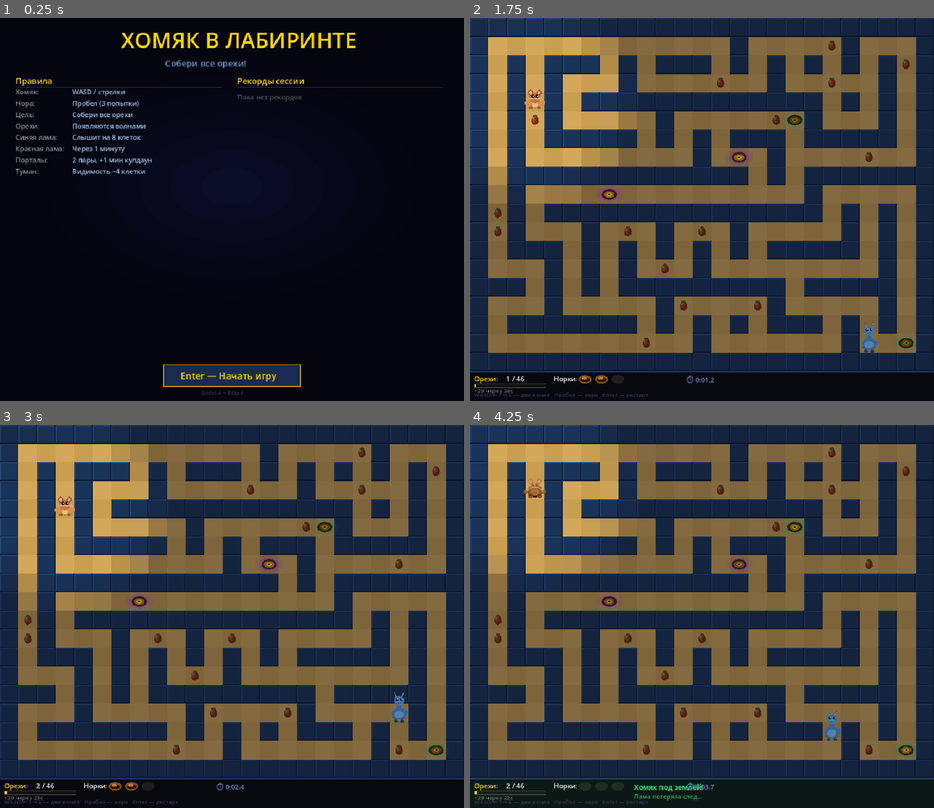
Above: before the commit, frames 1-4 (two rows, left to right).
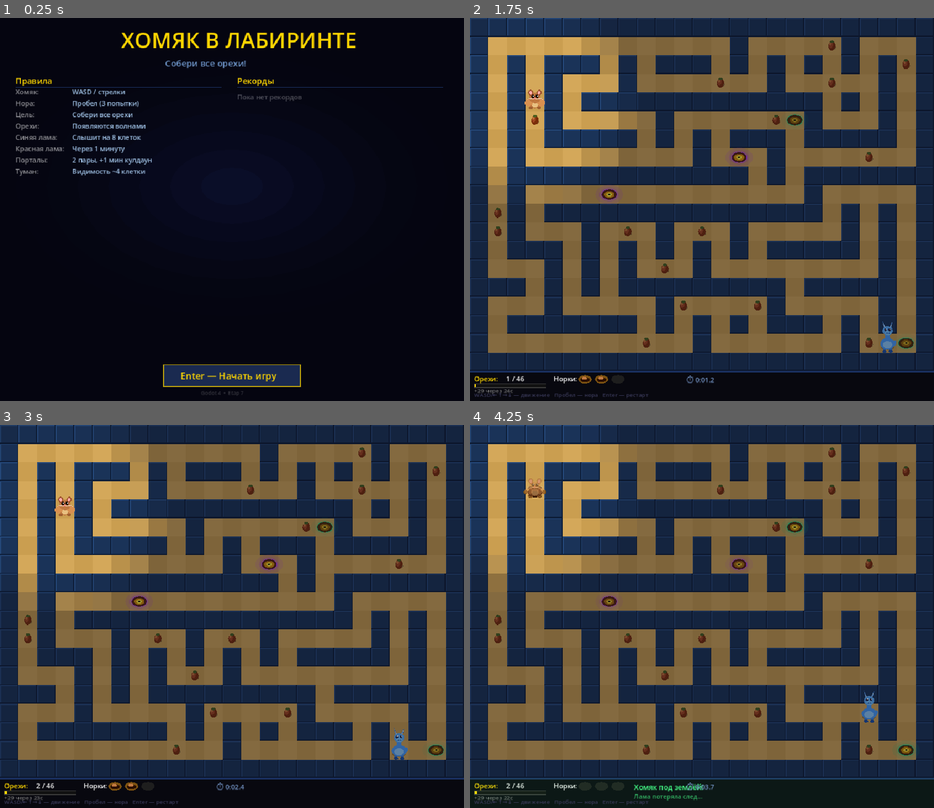
Above: after the commit, the same moments.

Repository: AndriiDiabolus/Diabolus-repository-Godot4-hamster-maze
Game: Godot game, scene res://scenes/Main.tscn
Two runs of this game, one before a commit and one after it. Both use one fixed random seed, a clock stepped at 60 frames per second and the inputs below.
Inputs:
- Up to frame 1 (0.25 s): no input
- Up to frame 2 (1.75 s): tap Enter at 0.5, 0.6, 1.55 s; hold D 0.53-1.28 s; tap Space at 0.77, 1.52 s; tap Keypad Enter at 0.8, 1.35 s; hold S from 1.28 s (still down)
- Up to frame 3 (3 s): release S at 2.03 s; hold D 2.03-2.78 s; tap Enter at 2.1 s; tap Keypad Enter at 2.3, 2.85 s; hold W from 2.78 s (still down)
- Up to frame 4 (4.25 s): tap Space at 3.02, 3.5, 3.77 s; tap Enter at 3.05, 3.6 s; release W at 3.53 s; hold A from 3.53 s (still down); tap Keypad Enter at 3.8 s

The runs differ from the first frame. In frame 1, less than 0.1% of the frame differs, in the area x 52-66%, y 16-99%; in frame 2, 0.3%; in frame 3, 0.3%, in the area x 84-88%, y 69-88%; in frame 4, 0.3%.

Commit message:
Etap 7: Supabase online leaderboard + persistent local scores + llama speed fix
- ConfigFile: load/save scores to user://scores.cfg (persist across restarts)
- Player UUID generated once and stored in ConfigFile
- HTTPRequest POST score to Supabase after each win
- HTTPRequest GET top-10 online scores on splash screen
- Splash shows "Онлайн рекорды" if available, else local "Рекорды"
- Llama speed reduced ~1.7x (patrol 32→52, alert 22→36, chase 16→28, search 20→34)

Co-Authored-By: Claude Sonnet 4.6 <noreply@anthropic.com>

Diff:
--- a/scripts/constants.gd
+++ b/scripts/constants.gd
@@ -15,10 +15,10 @@
 
 # Llama base speed (frames per step)
 const LSPEED_BASE: Dictionary = {
-	"patrol": 32,
-	"alert":  22,
-	"chase":  16,
-	"search": 20,
+	"patrol": 52,
+	"alert":  36,
+	"chase":  28,
+	"search": 34,
 }
 
 # Rabbit holes
--- a/scripts/main.gd
+++ b/scripts/main.gd
@@ -36,7 +36,16 @@
 # ── Rabbit holes (portals) ────────────────────────────────────────────
 var _rh: RHManager = null
 
-# ── Leaderboard (local, session) ─────────────────────────────────────
+# ── Supabase ──────────────────────────────────────────────────────────
+const SB_URL: String = "https://ytipfibgtnrvtsygetnb.supabase.co/rest/v1/scores"
+const SB_KEY: String = "eyJhbGciOiJIUzI1NiIsInR5cCI6IkpXVCJ9.eyJpc3MiOiJzdXBhYmFzZSIsInJlZiI6Inl0aXBmaWJndG5ydnRzeWdldG5iIiwicm9sZSI6ImFub24iLCJpYXQiOjE3NzI1NDU5OTgsImV4cCI6MjA4ODEyMTk5OH0.8lbB7UJymEZppz0RI8xnoo1EeKpSo1XMoSIC1Jy73s0"
+var _http_post: HTTPRequest = null
+var _http_get: HTTPRequest = null
+var _online_scores: Array = []
+var _fetching: bool = false
+var _player_uid: String = ""
+
+# ── Leaderboard (local, persistent) ──────────────────────────────────
 var _scores: Array = []   # [{name:String, time_ms:int}], sorted asc
 
 # ── Name input UI ─────────────────────────────────────────────────────
@@ -48,6 +57,8 @@
 func _ready() -> void:
 	_maze_gen = MazeGenerator.new()
 	_setup_name_input()
+	_setup_http()
+	_load_scores()
 	_maze = _maze_gen.make_maze()
 	queue_redraw()
 
@@ -98,8 +109,103 @@
 	_scores.sort_custom(func(a, b): return a.time_ms < b.time_ms)
 	if _scores.size() > 10:
 		_scores.resize(10)
+	_save_scores()
+	_post_score(nm, _game_time_ms)
 	_hide_name_input()
 	_state = "won"
+	queue_redraw()
+
+
+func _load_scores() -> void:
+	var cfg := ConfigFile.new()
+	if cfg.load("user://scores.cfg") != OK:
+		return
+	var count: int = cfg.get_value("scores", "count", 0)
+	for i in range(count):
+		var nm: String = cfg.get_value("scores", "name_%d" % i, "")
+		var ms: int    = cfg.get_value("scores", "time_%d" % i, 0)
+		if nm != "":
+			_scores.append({"name": nm, "time_ms": ms})
+
+
+func _save_scores() -> void:
+	var cfg := ConfigFile.new()
+	cfg.load("user://scores.cfg")  # preserve player/uid section
+	cfg.set_value("scores", "count", _scores.size())
+	for i in range(_scores.size()):
+		cfg.set_value("scores", "name_%d" % i, _scores[i].name)
+		cfg.set_value("scores", "time_%d" % i, _scores[i].time_ms)
+	cfg.save("user://scores.cfg")
+
+
+# ── Supabase HTTP ─────────────────────────────────────────────────────
+func _setup_http() -> void:
+	_http_post = HTTPRequest.new()
+	add_child(_http_post)
+	_http_post.request_completed.connect(_on_post_completed)
+	_http_get = HTTPRequest.new()
+	add_child(_http_get)
+	_http_get.request_completed.connect(_on_get_completed)
+	_load_uid()
+	_fetch_online_scores()
+
+
+func _load_uid() -> void:
+	var cfg := ConfigFile.new()
+	cfg.load("user://scores.cfg")
+	_player_uid = cfg.get_value("player", "uid", "")
+	if _player_uid.is_empty():
+		_player_uid = "%x%x%x%x" % [randi(), randi(), randi(), randi()]
+		cfg.set_value("player", "uid", _player_uid)
+		cfg.save("user://scores.cfg")
+
+
+func _post_score(nm: String, time_ms: int) -> void:
+	var headers := PackedStringArray([
+		"apikey: " + SB_KEY,
+		"Authorization: Bearer " + SB_KEY,
+		"Content-Type: application/json",
+		"Prefer: return=minimal"
+	])
+	var body := JSON.stringify({
+		"uid": _player_uid,
+		"name": nm,
+		"time": time_ms,
+		"date": Time.get_date_string_from_system()
+	})
+	_http_post.request(SB_URL, headers, HTTPClient.METHOD_POST, body)
+
+
+func _fetch_online_scores() -> void:
+	if _fetching:
+		return
+	_fetching = true
+	var headers := PackedStringArray([
+		"apikey: " + SB_KEY,
+		"Authorization: Bearer " + SB_KEY
+	])
+	_http_get.request(SB_URL + "?select=name,time&order=time.asc&limit=10", headers)
+
+
+func _on_post_completed(_result: int, response_code: int, _hdrs: PackedStringArray, _body: PackedByteArray) -> void:
+	if response_code == 201:
+		_fetch_online_scores()
+
+
+func _on_get_completed(_result: int, response_code: int, _hdrs: PackedStringArray, body: PackedByteArray) -> void:
+	_fetching = false
+	if response_code != 200:
+		return
+	var json := JSON.new()
+	if json.parse(body.get_string_from_utf8()) != OK:
+		return
+	var data = json.get_data()
+	if not data is Array:
+		return
+	_online_scores = []
+	for item in data:
+		if item is Dictionary and item.has("name") and item.has("time"):
+			_online_scores.append({"name": str(item["name"]), "time_ms": int(item["time"])})
 	queue_redraw()
 
 
@@ -177,6 +283,7 @@
 				_start_game()
 			"lost", "won":
 				_state = "splash"
+				_fetch_online_scores()
 				queue_redraw()
 		return
 
@@ -451,20 +558,24 @@
 
 	# Column 2 — Leaderboard
 	var lb_y: float = title_y + 70.0
-	draw_string(font, Vector2(col2_x, lb_y), "Рекорды сессии",
+	var show_online: bool = not _online_scores.is_empty()
+	var lb_title: String = "Онлайн рекорды" if show_online else "Рекорды"
+	draw_string(font, Vector2(col2_x, lb_y), lb_title,
 		HORIZONTAL_ALIGNMENT_LEFT, -1, 16, Color("#ffd700"))
 	lb_y += 6
 	draw_rect(Rect2(col2_x, lb_y, C.W * 0.5 - 50.0, 1), Color("#1a3060"))
 	lb_y += 14
 
-	if _scores.is_empty():
-		draw_string(font, Vector2(col2_x, lb_y + 10), "Пока нет рекордов",
+	var scores_to_show: Array = _online_scores if show_online else _scores
+	if scores_to_show.is_empty():
+		var hint: String = "Загрузка..." if _fetching else "Пока нет рекордов"
+		draw_string(font, Vector2(col2_x, lb_y + 10), hint,
 			HORIZONTAL_ALIGNMENT_LEFT, -1, 13, Color(1, 1, 1, 0.3))
 	else:
-		for i in range(min(_scores.size(), 8)):
-			var sc: Dictionary = _scores[i]
+		var medals_arr := ["1.", "2.", "3.", "4.", "5.", "6.", "7.", "8."]
+		for i in range(min(scores_to_show.size(), 8)):
+			var sc: Dictionary = scores_to_show[i]
 			var rank_c: Color = Color("#ffd700") if i == 0 else Color(0.7, 0.85, 1.0, 0.8)
-			var medals_arr := ["1.", "2.", "3.", "4.", "5.", "6.", "7.", "8."]
 			var medal: String = medals_arr[i] if i < medals_arr.size() else "%d." % (i + 1)
 			draw_string(font, Vector2(col2_x, lb_y), medal,
 				HORIZONTAL_ALIGNMENT_LEFT, -1, 13, rank_c)
@@ -483,7 +594,7 @@
 		HORIZONTAL_ALIGNMENT_LEFT, -1, 18, Color("#ffd700"))
 
 	# Version hint
-	draw_string(font, Vector2(cx - 60, C.H + C.HUD - 12), "Godot 4  •  Etap 6",
+	draw_string(font, Vector2(cx - 60, C.H + C.HUD - 12), "Godot 4  •  Etap 7",
 		HORIZONTAL_ALIGNMENT_LEFT, -1, 10, Color(1, 1, 1, 0.2))
 
 
